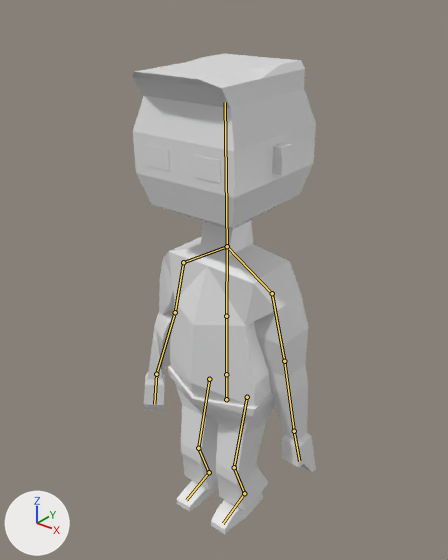
The Blender file SUPERMARKETowner.blend, before and after one commit.
Camera for both pictures: a 50 mm camera at (1.1, -1.39, 1.691) aimed at (-0.03, 0.023, 0.815). Lighting does not change. The marker at lower left points along +X, +Y and +Z. Both versions are drawn at frame 0 of the action 'bank grab'; the numbers are the values there. The bones that bend it are drawn over the model as lines.

The first picture shows 'Supermarket Owner'.
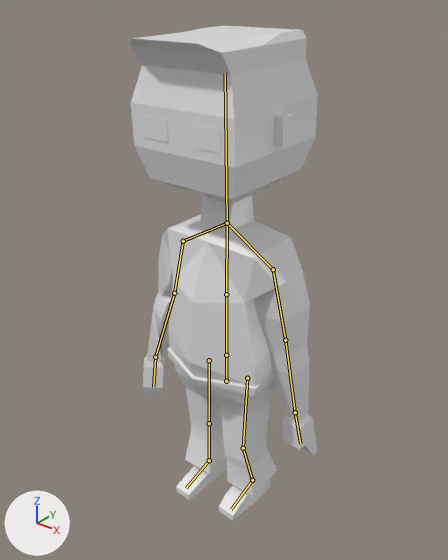
Changed parts and their boxes [x1, y1, x2, y2] in the pictures (448 x 560 px):
'Supermarket Owner', posed
    before: [133, 54, 316, 534]
    after: [131, 26, 318, 520]
bone 'Root', root to tip
    before: (226, 399) to (226, 374)
    after: (226, 381) to (226, 355)

The change in detail:
Bone 'Root' (bone_root) moves from (0.0, -0.019, 0.0) to (0.0, 0.059, 0.0).
Bone 'IKTarget.L' (bone_iktarget_l) moves from (0.0, 0.0, 0.0) to (-0.024, 0.016, -0.067).
Bone 'IKTarget.L' (bone_iktarget_l) turns from (0, 0, 0) to (1, 6, 0) degrees about its own x, y and z.
